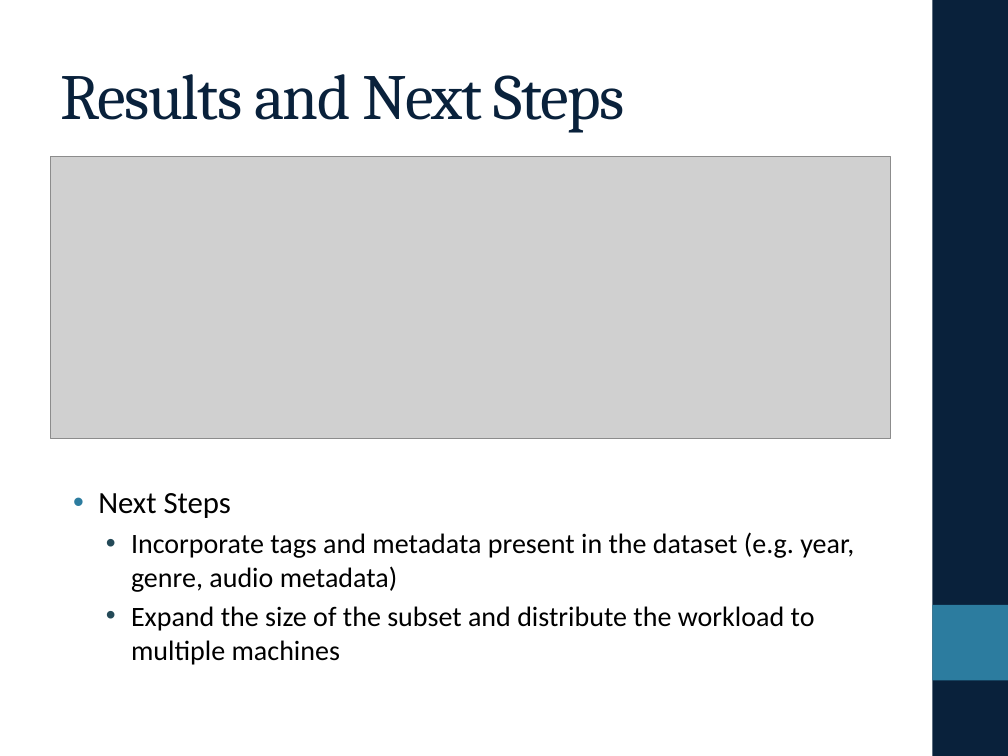
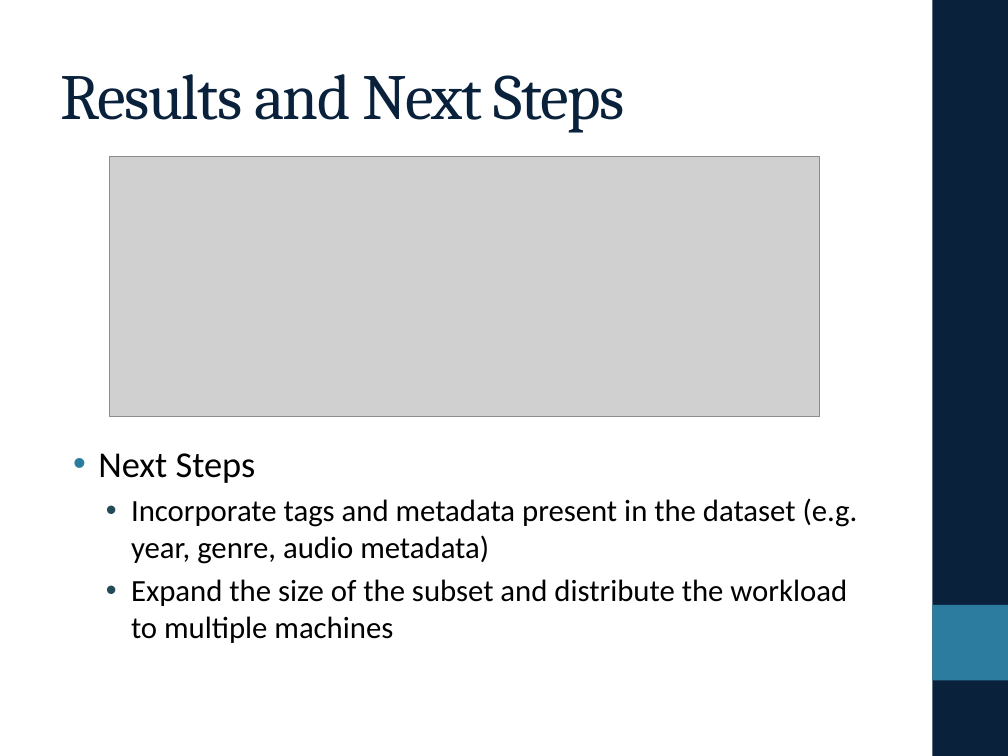
Before and after one commit to eringrand/musicanalysis, a slide deck: slide 10 of presentation/PresentationFinal.pptx. Drawn at 1008x756 pixels with LibreOffice and Linux fonts; fonts in the diff are those of the drawing; grey boxes stand for pictures. Boxes give left, top, right and bottom in pixels: in the first picture for what was removed or moved away, otherwise in the second. Text is boxed around its words. In the diff, an @@ line names an element or a change of style, - is before the commit and + after.

```diff
--- a/presentation/PresentationFinal.pptx
+++ b/presentation/PresentationFinal.pptx
@@ text "Next Steps" at [98, 453, 858, 643]: size 22 to 26 pt in "Next Steps"; size 20 to 22 pt @@
@@ picture: place and size @@
-picture at [50, 156, 890, 438]
+picture at [110, 156, 820, 416]
```
Also in this commit, not shown: 5 other slides changed, 1 other file.
